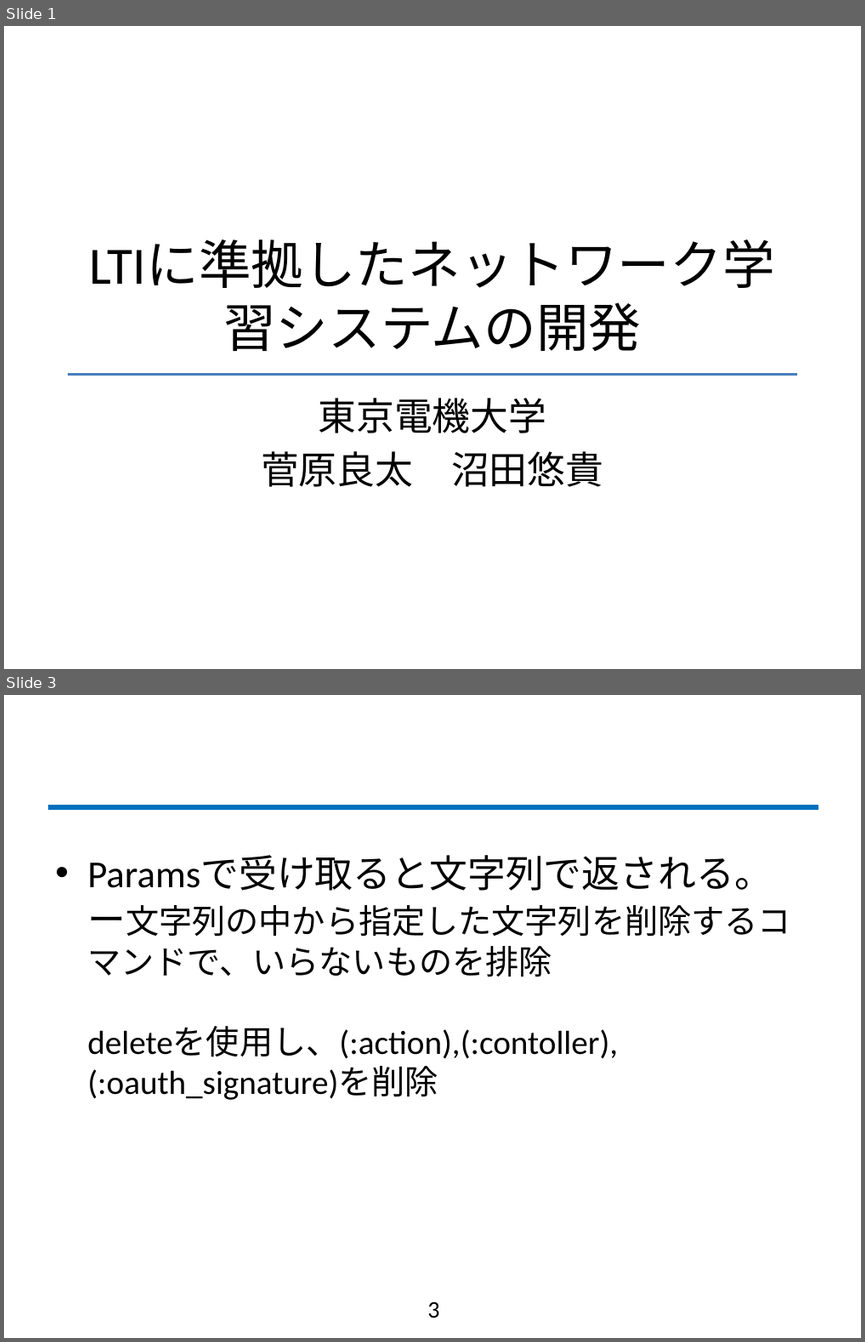
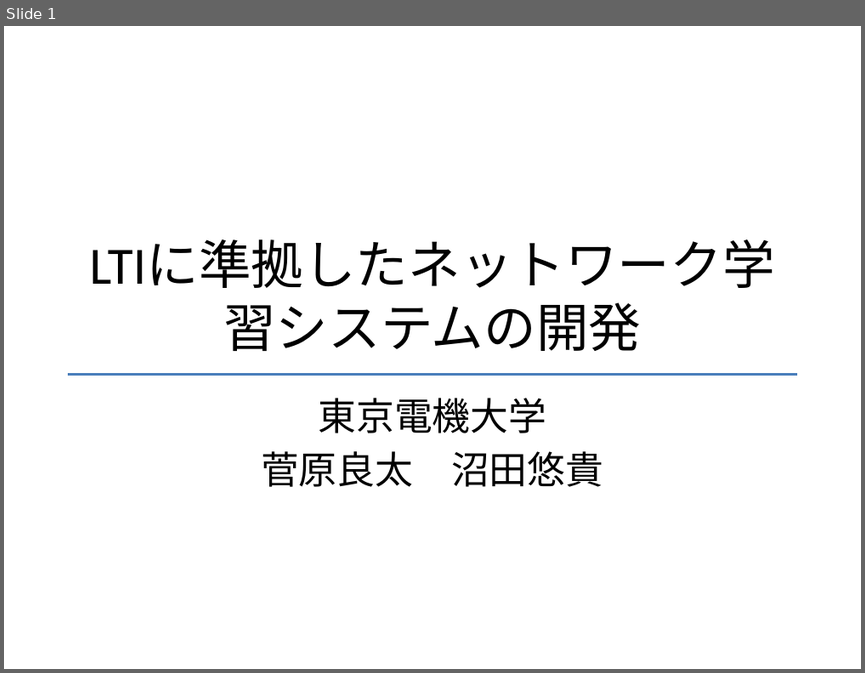
Before and after one commit to fujiLabo/fuji_simu, a slide deck: テンプレ.pptx. Shown one above the other, each under a label of ours: slides 1 and 3 before the commit, slide 1 after it; the slides between them are not shown. The pictures are 865x1342 and 865x673 pixels, drawn with LibreOffice and Linux fonts; fonts in the diff are those of the drawing; background and template pictures are left out. Boxes give left, top, right and bottom in pixels: in the first picture for what was removed or moved away, otherwise in the second. Text is boxed around its words. In the diff, an @@ line names an element or a change of style, - is before the commit and + after.

```diff
--- a/テンプレ.pptx
+++ b/テンプレ.pptx
@@ slide 3 removed at (x1=4, y1=695, x2=861, y2=1338), background #FFFFFF @@
@@ line removed from (47, 807) to (818, 807) @@
@@ text removed at (x1=87, y1=856, x2=791, y2=1100) @@
-• Paramsで受け取ると文字列で返される。
-  ー文字列の中から指定した文字列を削除するコマンドで、いらないものを排除
-  deleteを使用し、(:action),(:contoller),(:oauth_signature)を削除
@@ page number removed at (x1=427, y1=1302, x2=439, y2=1318) @@
-3
```
Also in this commit, not shown: 6 other slides removed, 2 other files.
